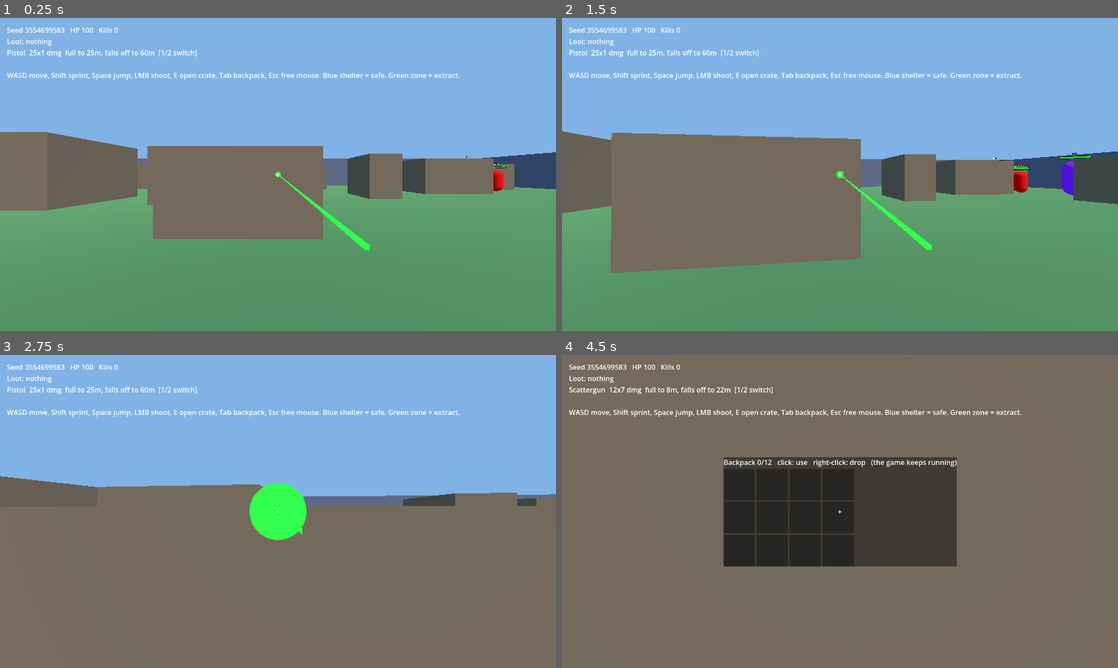
Above: before the commit, frames 1-4 (two rows, left to right).
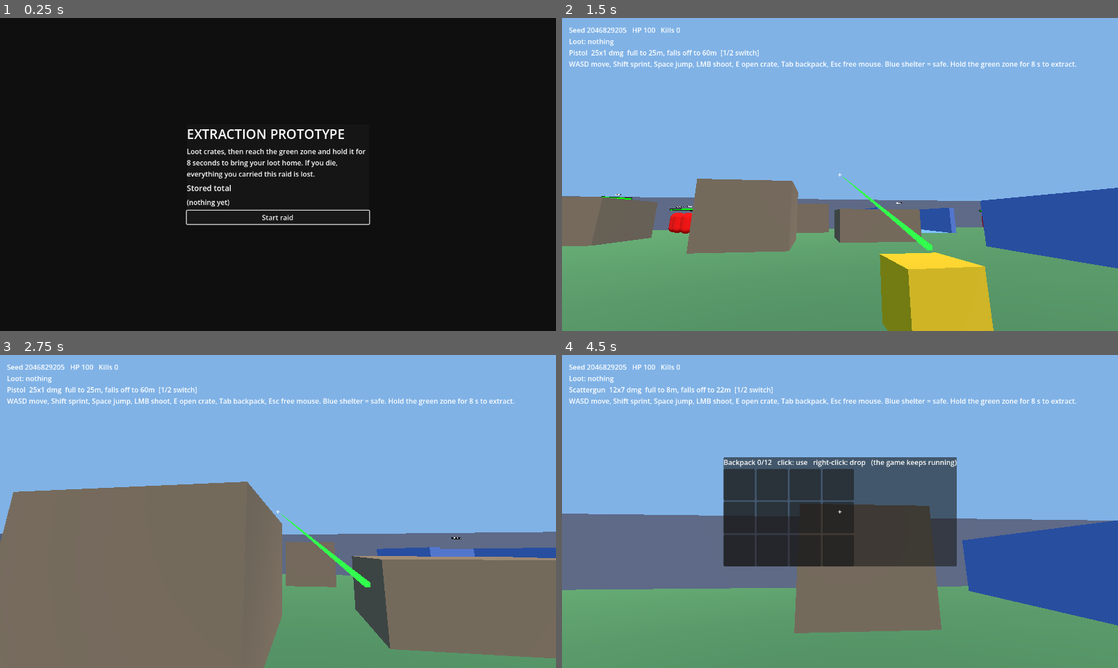
Above: after the commit, the same moments.

Repository: LearnEndlessly/VideoGameFoldr
Game: Godot game, scene res://main.tscn
The game is run twice, just before and just after one commit, with the same random seed, the same clock (stepped at 60 frames per second) and the same inputs.
Inputs (mouse positions are in pixels of both pictures, inside the frame that each line leads up to):
- Up to frame 1 (0.25 s): no input
- Up to frame 2 (1.5 s): click (840, 218) at 0.5 s, where only the run after the commit has a clickable "Start raid"; tap Enter at 1.25 s; move the mouse to (867, 174) at 1.27 s; hold W from 1.28 s (still down); tap E at 1.35 s; click (867, 174) at 1.42 s
- Up to frame 3 (2.75 s): keep holding W; tap Space at 1.52, 2.27 s; move the mouse to (250, 511) at 2.02 s; tap E at 2.1 s; click (250, 511) at 2.17 s
- Up to frame 4 (4.5 s): move the mouse to (851, 505) at 2.77 s; tap Tab at 2.85 s; click (851, 505) at 2.92 s; tap E at 3.05, 3.8 s; move the mouse to (812, 574) at 3.52 s; tap 1 at 3.6 s; click (812, 574) at 3.67 s; tap Space at 3.77 s; move the mouse to (1006, 558) at 4.27 s; release W at 4.28 s; hold A from 4.28 s (still down); tap 2 at 4.35 s; click (1006, 558) at 4.42 s

The runs differ from the first frame. In frame 1, 100% of the frame differs, in the area x 0-100%, y 0-100%; in frame 2, 34%; in frame 3, 20%; in frame 4, 84%.

Commit message:
Add raid simulation with request_* intents, extract hold timer, end screens
Raid validates loot requests (range, raid state) and owns the extract timer
and end-of-raid handling. Crates become data holders the raid drains into the
backpack. Extracting stores the backpack in the profile; dying wipes it and
persists nothing. Start screen and results screen show stored totals; the HUD
shows an extraction countdown and the zone changes colour while it runs.

Co-Authored-By: Claude Sonnet 5.5 <noreply@anthropic.com>

Diff:
--- a/scripts/crate.gd
+++ b/scripts/crate.gd
@@ -4,11 +4,12 @@
 
 # Each crate rolls from its own seed, so contents don't depend on open order.
 var seed_value := 0
-var contents: Array = []  # [[id, qty], ...] still inside; rolled on first open
+var contents: Array = []  # [[id, qty], ...] still inside; rolled on first take
 var _rolled := false
 var _mat := StandardMaterial3D.new()
 
 func _ready() -> void:
+	add_to_group("lootable")
 	var shape := CollisionShape3D.new()
 	shape.shape = BoxShape3D.new()
 	add_child(shape)
@@ -18,23 +19,25 @@
 	mesh.material_override = _mat
 	add_child(mesh)
 
-# Takes what fits in the player's backpack; the rest stays here for a later visit.
-func open(player) -> void:
+# Moves as much as fits into the inventory; the rest stays here for a later visit.
+# Called by the raid simulation after it has validated a loot request.
+# Returns what was taken: {id: qty}.
+func take_into(inventory) -> Dictionary:
 	if not _rolled:
 		_rolled = true
 		var rng := RandomNumberGenerator.new()
 		rng.seed = seed_value
 		for i in rng.randi_range(1, 3):
 			contents.append(Loot.roll(rng))
+	var taken := {}
 	var left: Array = []
 	for r in contents:
-		var rem: int = player.inventory.add(r[0], r[1])
+		var rem: int = inventory.add(r[0], r[1])
 		if r[1] > rem:
-			player.picked_up.emit(r[0], r[1] - rem)
+			taken[r[0]] = taken.get(r[0], 0) + r[1] - rem
 		if rem > 0:
 			left.append([r[0], rem])
 	contents = left
 	if left.is_empty():
 		_mat.albedo_color = Color(0.3, 0.3, 0.3)
-	elif _rolled:
-		player.inventory_full.emit()
+	return taken
--- a/scripts/main.gd
+++ b/scripts/main.gd
@@ -3,6 +3,9 @@
 const Player = preload("res://scripts/player.gd")
 const Enemy = preload("res://scripts/enemy.gd")
 const Crate = preload("res://scripts/crate.gd")
+const Raid = preload("res://scripts/raid.gd")
+const Profile = preload("res://scripts/profile.gd")
+const ScreenUI = preload("res://scripts/screen_ui.gd")
 const Enemies = preload("res://data/enemies.gd")
 const Tuning = preload("res://data/tuning.gd")
 const InventoryUI = preload("res://scripts/inventory_ui.gd")
@@ -13,19 +16,48 @@
 const SHELTER_COUNT := 2
 const GROUP_COUNT := 5  # enemy groups, 3-4 members each
 
-# Shown on the next run's HUD; survives the scene reload.
-static var last_result := ""
+# The first launch shows the start screen; "one more run" skips it. Survives scene reloads.
+static var show_start := true
 
 var rng := RandomNumberGenerator.new()
-var seed_override := -1  # tests set this before add_child to pick a map
+var seed_override := -1  # tests set these before add_child
+var profile_path := Tuning.PROFILE_PATH
+var profile: Profile
+var raid: Raid
+var extract_pos := Vector3.ZERO
+
 var _seed := 0
 var _taken: Array = []  # [position, radius] of everything placed, to avoid overlaps
 var _player: Player
-var _hud := Label.new()
-var _feed := VBoxContainer.new()  # recent pickups, each with its symbol
-var _ended := false
+var _zone_mat := StandardMaterial3D.new()
+# HUD nodes are created in _build_raid so the start screen doesn't leave orphans.
+var _hud: Label
+var _feed: VBoxContainer  # recent pickups, each with its symbol
+var _extract_box: VBoxContainer
+var _extract_label: Label
+var _extract_bar: ProgressBar
 
 func _ready() -> void:
+	profile = Profile.new(profile_path)
+	profile.load_from_disk()
+	if show_start:
+		_show_start_screen()
+	else:
+		_build_raid()
+
+func _show_start_screen() -> void:
+	var layer := CanvasLayer.new()
+	add_child(layer)
+	var screen := ScreenUI.new()
+	layer.add_child(screen)
+	var hold: float = Tuning.EXTRACT_HOLD_SECONDS
+	screen.show_screen("EXTRACTION PROTOTYPE",
+		"Loot crates, then reach the green zone and hold it for %.0f seconds to bring your loot home. If you die, everything you carried this raid is lost." % hold,
+		"", {}, profile.totals, "Start raid", _next_raid)
+	Input.mouse_mode = Input.MOUSE_MODE_VISIBLE
+
+func _build_raid() -> void:
+	get_tree().paused = false
 	# Pass a seed after `--` on the command line to replay a map.
 	var args := OS.get_cmdline_user_args()
 	_seed = seed_override if seed_override >= 0 else (int(args[0]) if args.size() > 0 else randi())
@@ -36,7 +68,7 @@
 		_add_box(Vector3(62, 4, 1), Vector3(0, 2, s * 30.5), Color(0.4, 0.4, 0.45))
 		_add_box(Vector3(1, 4, 62), Vector3(s * 30.5, 2, 0), Color(0.4, 0.4, 0.45))
 
-	_place_extract()
+	var zone := _place_extract()
 	for i in SHELTER_COUNT:
 		_add_shelter(_free_spot(6.0, 8.0))
 	for i in COVER_COUNT:
@@ -70,13 +102,22 @@
 
 	_player = Player.new()
 	add_child(_player)
-	_player.died.connect(func(): _end("DIED - run loot lost"))
-	_player.picked_up.connect(_on_picked_up)
-	_player.inventory_full.connect(func(): _feed_row("", "Backpack full - Tab to make room"))
+	raid = Raid.new()
+	raid.profile = profile
+	add_child(raid)
+	raid.setup(_player)
+	_player.raid = raid
+	raid.picked_up.connect(_on_picked_up)
+	raid.inventory_full.connect(func(): _feed_row("", "Backpack full - Tab to make room"))
+	raid.ended.connect(_on_raid_ended)
+	zone.body_entered.connect(_on_zone_body.bind(true))
+	zone.body_exited.connect(_on_zone_body.bind(false))
 
 	var layer := CanvasLayer.new()
+	_hud = Label.new()
 	_hud.position = Vector2(16, 16)
 	layer.add_child(_hud)
+	_feed = VBoxContainer.new()
 	_feed.position = Vector2(16, 110)
 	layer.add_child(_feed)
 	var ui := InventoryUI.new()
@@ -86,11 +127,38 @@
 	cross.text = "+"
 	cross.set_anchors_and_offsets_preset(Control.PRESET_CENTER)
 	layer.add_child(cross)
+	_build_extract_hud(layer)
 	add_child(layer)
 
+func _build_extract_hud(layer: CanvasLayer) -> void:
+	_extract_box = VBoxContainer.new()
+	_extract_label = Label.new()
+	_extract_bar = ProgressBar.new()
+	_extract_label.add_theme_font_size_override("font_size", 26)
+	_extract_label.add_theme_color_override("font_color", Color(1, 0.9, 0.1))
+	_extract_label.horizontal_alignment = HORIZONTAL_ALIGNMENT_CENTER
+	_extract_bar.custom_minimum_size = Vector2(360, 22)
+	_extract_bar.show_percentage = false
+	_extract_box.add_child(_extract_label)
+	_extract_box.add_child(_extract_bar)
+	_extract_box.visible = false
+	layer.add_child(_extract_box)
+	_extract_box.set_anchors_and_offsets_preset(Control.PRESET_CENTER_TOP)
+	_extract_box.grow_horizontal = Control.GROW_DIRECTION_BOTH
+	_extract_box.offset_top = 24
+
 func _process(_d: float) -> void:
-	_hud.text = "Seed %d   HP %d   Kills %d   %s\nLoot: %s\n%s\n%s\nWASD move, Shift sprint, Space jump, LMB shoot, E open crate, Tab backpack, Esc free mouse. Blue shelter = safe. Green zone = extract." \
-		% [_seed, _player.health, _player.kills, "[SAFE]" if _player.safe else "", _loot_text(), _player.weapon_text(), last_result]
+	if raid == null:
+		return
+	var hold := raid.hold_seconds
+	_hud.text = "Seed %d   HP %d   Kills %d   %s\nLoot: %s\n%s\nWASD move, Shift sprint, Space jump, LMB shoot, E open crate, Tab backpack, Esc free mouse. Blue shelter = safe. Hold the green zone for %.0f s to extract." \
+		% [_seed, _player.health, _player.kills, "[SAFE]" if _player.safe else "", _loot_text(), _player.weapon_text(), hold]
+	_zone_mat.albedo_color = Color(1, 0.9, 0.1, 0.45) if raid.extracting else Color(0, 1, 0.2, 0.25)
+	_extract_box.visible = raid.extracting
+	if raid.extracting:
+		_extract_label.text = "EXTRACTING  %.1f s" % maxf(hold - raid.extract_elapsed, 0.0)
+		_extract_bar.max_value = hold
+		_extract_bar.value = raid.extract_elapsed
 
 func _loot_text() -> String:
 	return _player.inventory.summary()
@@ -109,6 +177,35 @@
 	row.add_child(label)
 	_feed.add_child(row)
 	get_tree().create_timer(3.0).timeout.connect(row.queue_free)
+
+func _on_zone_body(body: Node3D, inside: bool) -> void:
+	if body != _player:
+		return
+	if inside:
+		raid.request_extract()
+	else:
+		raid.cancel_extract()
+
+func _on_raid_ended(result: Dictionary) -> void:
+	get_tree().paused = true  # freeze the world behind the results screen
+	Input.mouse_mode = Input.MOUSE_MODE_VISIBLE
+	var extracted: bool = result["outcome"] == "extracted"
+	var layer := CanvasLayer.new()
+	layer.layer = 10
+	add_child(layer)
+	var screen := ScreenUI.new()
+	layer.add_child(screen)
+	var subtitle := "Everything you carried this raid is lost."
+	if extracted:
+		subtitle = "Your loot is stored." if result["saved"] else "WARNING: your profile could not be saved."
+	screen.show_screen("EXTRACTED" if extracted else "YOU DIED", subtitle,
+		"Kept this raid" if extracted else "Lost this raid", result["items"],
+		profile.totals, "One more run", _next_raid)
+
+func _next_raid() -> void:
+	show_start = false
+	get_tree().paused = false
+	get_tree().reload_current_scene.call_deferred()
 
 func _set_safe(body: Node3D, value: bool) -> void:
 	if body == _player:
@@ -145,17 +242,6 @@
 	area.body_exited.connect(_set_safe.bind(false))
 	add_child(area)
 
-func _end(msg: String) -> void:
-	if _ended:
-		return
-	_ended = true
-	last_result = "Last run: %s (loot: %s)" % [msg, _loot_text()]
-	get_tree().reload_current_scene.call_deferred()
-
-func _on_extract(body: Node3D) -> void:
-	if body == _player:
-		_end("EXTRACTED")
-
 # Picks a spot clear of everything placed so far. The map is crowded by the time
 # enemies are placed, so after SPAWN_TRIES valid samples overlap is accepted, but
 # min_origin (distance from the player's start) is never relaxed.
@@ -180,9 +266,11 @@
 			return false
 	return true
 
-func _place_extract() -> void:
+# Builds the extract zone and returns its Area3D; the caller wires it to the raid.
+func _place_extract() -> Area3D:
 	var side := -1.0 if rng.randf() < 0.5 else 1.0
 	var pos := Vector3(side * 25.0, 0, rng.randf_range(-25, 25))
+	extract_pos = pos
 	_taken.append([pos, 5.0])
 	var area := Area3D.new()
 	area.position = pos + Vector3(0, 1.5, 0)
@@ -195,13 +283,12 @@
 	var bm := BoxMesh.new()
 	bm.size = bs.size
 	mesh.mesh = bm
-	var mat := StandardMaterial3D.new()
-	mat.albedo_color = Color(0, 1, 0, 0.25)
-	mat.transparency = BaseMaterial3D.TRANSPARENCY_ALPHA
-	mesh.material_override = mat
+	_zone_mat.albedo_color = Color(0, 1, 0.2, 0.25)
+	_zone_mat.transparency = BaseMaterial3D.TRANSPARENCY_ALPHA
+	mesh.material_override = _zone_mat
 	area.add_child(mesh)
-	area.body_entered.connect(_on_extract)
 	add_child(area)
+	return area
 
 func _add_box(size: Vector3, pos: Vector3, color: Color) -> void:
 	var body := StaticBody3D.new()
--- a/scripts/player.gd
+++ b/scripts/player.gd
@@ -5,8 +5,6 @@
 const WeaponData = preload("res://data/weapons.gd")
 
 signal died
-signal picked_up(id: String, qty: int)
-signal inventory_full
 signal inventory_toggled(open: bool)
 
 const MAX_HEALTH := 100
@@ -20,6 +18,7 @@
 var safe := false  # true inside a shelter: enemies cannot see or hurt the player
 var inventory_open := false
 var inventory := Inventory.new()
+var raid  # simulation that validates loot requests; set by main
 var weapon: Dictionary = WeaponData.DATA["pistol"]
 var _cooldown := 0.0
 var _head: Node3D
@@ -82,8 +81,8 @@
 			weapon = WeaponData.DATA["scattergun"]
 		elif event.keycode == KEY_E:
 			var hit := _cast(3.0)
-			if hit and hit["collider"].has_method("open"):
-				hit["collider"].open(self)
+			if hit and raid != null and hit["collider"].is_in_group("lootable"):
+				raid.request_loot(hit["collider"])
 
 func _physics_process(delta: float) -> void:
 	var dir := Vector3.ZERO
--- /dev/null
+++ b/scripts/raid.gd
@@ -0,0 +1,72 @@
+extends Node
+# Authoritative raid simulation. Player input asks for things through the request_*
+# functions; this node checks them against the raid state and applies them. It also
+# owns the extract hold timer and how a raid ends. Persisted loot lives in the
+# profile, which this node only touches when a raid ends in a successful extract.
+
+const Tuning = preload("res://data/tuning.gd")
+
+signal picked_up(id: String, qty: int)
+signal inventory_full
+signal ended(result: Dictionary)  # {"outcome": "extracted"|"dead", "items": {id: qty}, "saved": bool}
+
+enum State { ACTIVE, ENDED }
+
+var profile  # scripts/profile.gd instance, set by main before the raid starts
+var hold_seconds: float = Tuning.EXTRACT_HOLD_SECONDS  # tests shorten this
+var state := State.ACTIVE
+var extracting := false
+var extract_elapsed := 0.0
+
+var _player
+
+func setup(player) -> void:
+	_player = player
+	player.died.connect(_on_player_died)
+
+# The player is standing in the extract zone. Starts (or continues) the hold timer.
+func request_extract() -> bool:
+	if state != State.ACTIVE:
+		return false
+	extracting = true
+	return true
+
+# The player left the extract zone. The timer starts over next time.
+func cancel_extract() -> void:
+	extracting = false
+	extract_elapsed = 0.0
+
+func request_loot(crate) -> bool:
+	if state != State.ACTIVE or not is_instance_valid(crate):
+		return false
+	if _player.global_position.distance_to(crate.global_position) > Tuning.LOOT_REACH:
+		return false
+	var taken: Dictionary = crate.take_into(_player.inventory)
+	for id in taken:
+		picked_up.emit(id, taken[id])
+	if not crate.contents.is_empty():
+		inventory_full.emit()
+	return true
+
+func _physics_process(delta: float) -> void:
+	if state != State.ACTIVE or not extracting:
+		return
+	extract_elapsed += delta
+	if extract_elapsed >= hold_seconds:
+		_finish("extracted")
+
+func _on_player_died() -> void:
+	_finish("dead")
+
+func _finish(outcome: String) -> void:
+	if state == State.ENDED:
+		return
+	state = State.ENDED
+	extracting = false
+	var items: Dictionary = _player.inventory.totals()
+	_player.inventory.clear()  # kept loot goes to the profile, lost loot is gone
+	var saved := true
+	if outcome == "extracted" and profile != null:
+		profile.add_items(items)
+		saved = profile.save()
+	ended.emit({"outcome": outcome, "items": items, "saved": saved})
--- /dev/null
+++ b/scripts/screen_ui.gd
@@ -0,0 +1,67 @@
+extends Control
+# Full-screen panel used for the start screen and the end-of-raid results.
+# Add it to a CanvasLayer first, then call show_screen().
+
+const ItemIcon = preload("res://scripts/item_icon.gd")
+
+func _init() -> void:
+	process_mode = Node.PROCESS_MODE_ALWAYS  # still clickable while the raid is paused
+
+# items_header == "" hides the raid-items section (the start screen has none).
+func show_screen(title: String, subtitle: String, items_header: String, items: Dictionary,
+		totals: Dictionary, button_text: String, on_press: Callable) -> void:
+	set_anchors_and_offsets_preset(Control.PRESET_FULL_RECT)
+	var dim := ColorRect.new()
+	dim.color = Color(0, 0, 0, 0.8)
+	add_child(dim)
+	dim.set_anchors_and_offsets_preset(Control.PRESET_FULL_RECT)
+	var center := CenterContainer.new()
+	add_child(center)
+	center.set_anchors_and_offsets_preset(Control.PRESET_FULL_RECT)
+	var panel := PanelContainer.new()
+	center.add_child(panel)
+	var box := VBoxContainer.new()
+	box.custom_minimum_size = Vector2(420, 0)
+	box.add_theme_constant_override("separation", 8)
+	panel.add_child(box)
+
+	var t := Label.new()
+	t.text = title
+	t.add_theme_font_size_override("font_size", 30)
+	box.add_child(t)
+	var sub := Label.new()
+	sub.text = subtitle
+	sub.autowrap_mode = TextServer.AUTOWRAP_WORD_SMART
+	box.add_child(sub)
+	if items_header != "":
+		_section(box, items_header, items, "(nothing)")
+	_section(box, "Stored total", totals, "(nothing yet)")
+
+	var button := Button.new()
+	button.text = button_text
+	button.pressed.connect(on_press)
+	box.add_child(button)
+	button.grab_focus.call_deferred()  # Enter / Space also work
+
+func _section(box: VBoxContainer, header: String, items: Dictionary, empty_text: String) -> void:
+	var h := Label.new()
+	h.text = header
+	h.add_theme_font_size_override("font_size", 18)
+	box.add_child(h)
+	if items.is_empty():
+		var none := Label.new()
+		none.text = empty_text
+		box.add_child(none)
+		return
+	var ids := items.keys()
+	ids.sort()
+	for id in ids:
+		var row := HBoxContainer.new()
+		var icon := ItemIcon.new()
+		icon.custom_minimum_size = Vector2(28, 28)
+		icon.item_id = id
+		row.add_child(icon)
+		var label := Label.new()
+		label.text = "%s x%d" % [str(id).replace("_", " "), items[id]]
+		row.add_child(label)
+		box.add_child(row)
--- a/tests/smoke.gd
+++ b/tests/smoke.gd
@@ -2,14 +2,19 @@
 # Opens every crate and toggles the backpack to exercise paths a plain boot never reaches.
 extends SceneTree
 
+const Main = preload("res://scripts/main.gd")
+
 func _init() -> void:
+	Main.show_start = false
 	var main = load("res://main.tscn").instantiate()
 	root.add_child(main)
 	await process_frame
 	var player = main._player
 	for c in main.get_children():
-		if c.has_method("open"):
-			c.open(player)
+		if c.is_in_group("lootable"):
+			player.global_position = c.global_position
+			assert(main.raid.request_loot(c), "a crate within reach must be lootable")
+	player.global_position = Vector3.ZERO
 	assert(player.inventory.summary() != "nothing", "opening crates must fill the backpack")
 	player.health = 50
 	for i in player.inventory.slots.size():
--- a/tests/spawn_safety.gd
+++ b/tests/spawn_safety.gd
@@ -4,11 +4,13 @@
 extends SceneTree
 
 const Tuning = preload("res://data/tuning.gd")
+const Main = preload("res://scripts/main.gd")
 const SEEDS := 60      # maps checked for spawn distance
 const SIM_SEEDS := 20  # of those, maps also simulated
 const SIM_FRAMES := 120  # 2 seconds of physics
 
 func _init() -> void:
+	Main.show_start = false
 	var failures: PackedStringArray = []
 	var min_ok: float = Tuning.ENEMY_GROUP_MIN_ORIGIN - Tuning.GROUP_SPREAD * sqrt(2.0)
 	for s in SEEDS:
